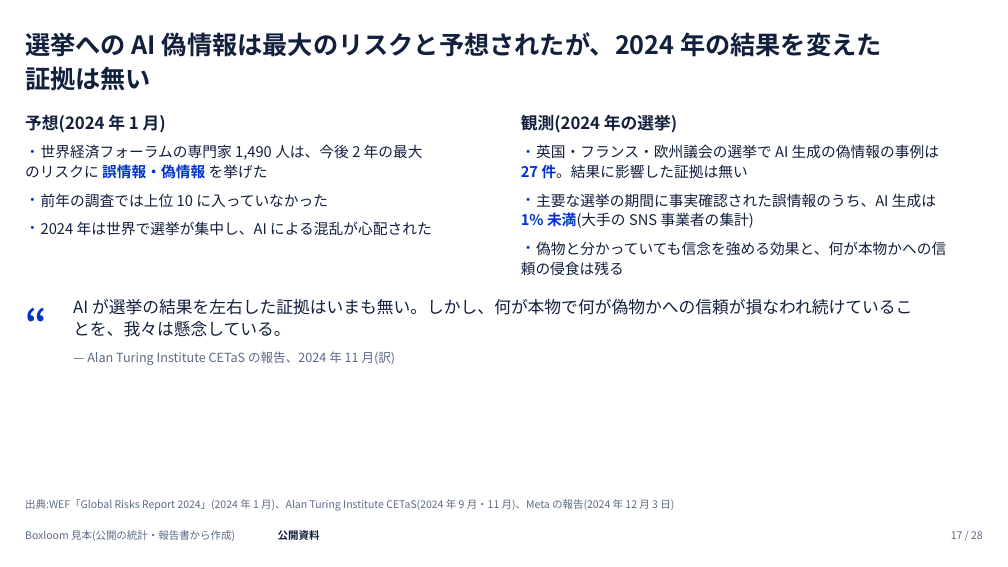
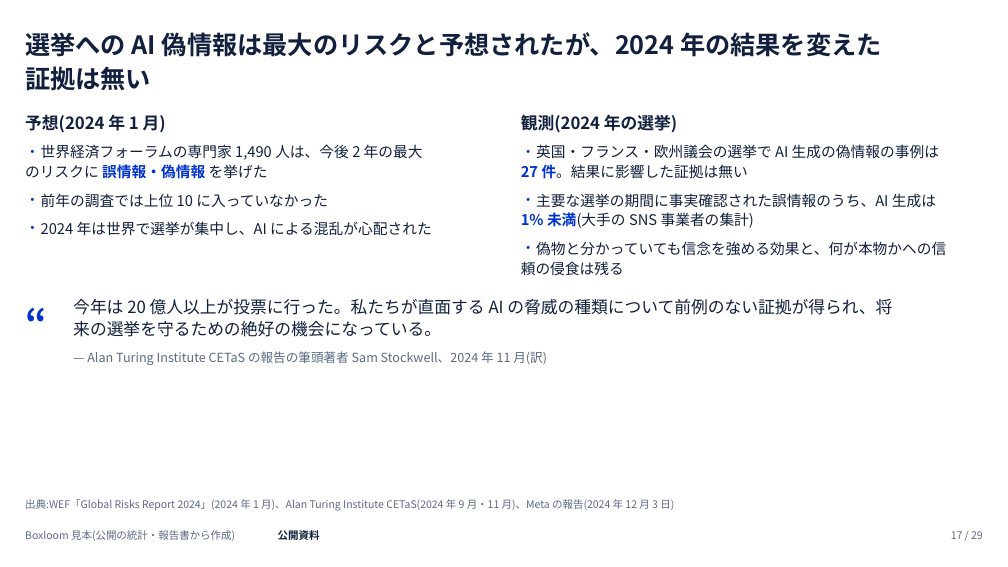
Before and after one commit to tjst-t/boxloom, a slide deck: slide 17 of boxloom/out/ai_society_light.pptx. Drawn at 1008x567 pixels with LibreOffice and Linux fonts; fonts in the diff are those of the drawing. Boxes give left, top, right and bottom in pixels: in the first picture for what was removed or moved away, otherwise in the second. Text is boxed around its words. In the diff, an @@ line names an element or a change of style, - is before the commit and + after.

```diff
--- a/boxloom/out/ai_society_light.pptx
+++ b/boxloom/out/ai_society_light.pptx
@@ text at bbox=[73, 299, 892, 337]: text changed @@
-AI が選挙の結果を左右した証拠はいまも無い。しかし、何が本物で何が偽物かへの信頼が損なわれ続けているこ
-とを、我々は懸念している。
+今年は 20 億人以上が投票に行った。私たちが直面する AI の脅威の種類について前例のない証拠が得られ、将
+来の選挙を守るための絶好の機会になっている。
@@ text at bbox=[87, 351, 547, 365]: text changed @@
-— Alan Turing Institute CETaS の報告、2024 年 11 月(訳)
+— Alan Turing Institute CETaS の報告の筆頭著者 Sam Stockwell、2024 年 11 月(訳)
```
Also in this commit, not shown: 22 other slides changed, 1 slide added, 3 other files.
